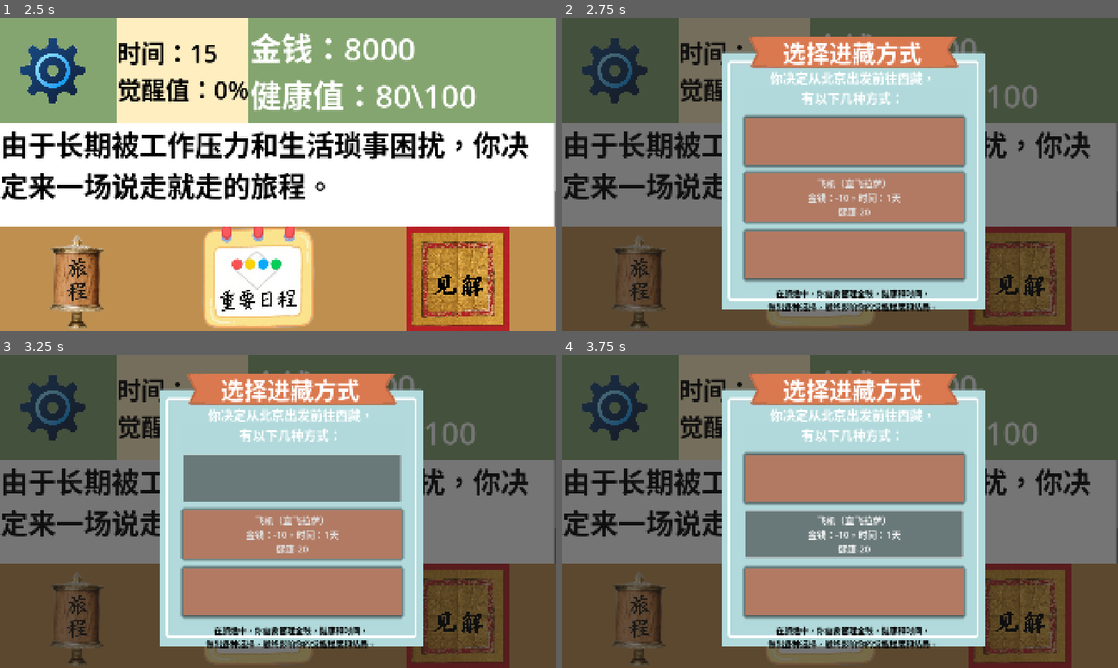
Above: before the commit, frames 1-4 (two rows, left to right).
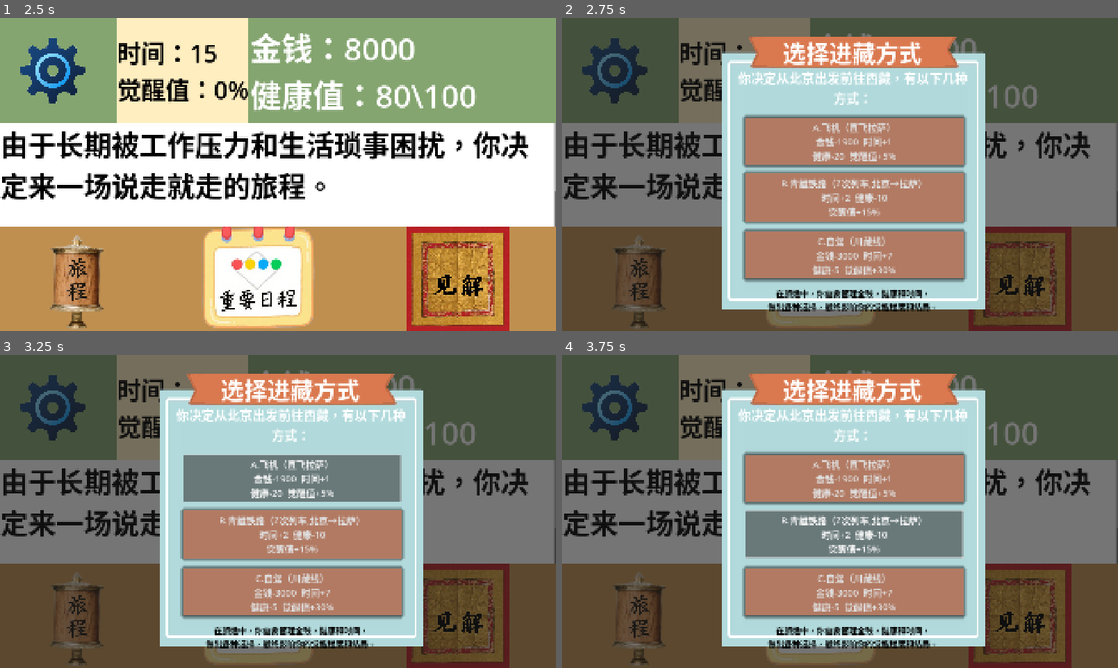
Above: after the commit, the same moments.

Repository: Ye96516/promise
Game: Godot game, scene res://scenes/start/start.tscn
Same seed, same stepped clock (60 frames per second), same inputs: the game is played once before the commit and once after it. The engine's default icon, where the game draws it, is replaced by a stand-in: a white triangle on a blue panel in a dark square. Sound files missing from this copy of the repository are replaced by a short silence.
Inputs (mouse positions are in pixels of both pictures, inside the frame that each line leads up to):
- Up to frame 1 (2.5 s): click "进入游戏" at 0.5 s; tap Enter at 1.25 s; drag from (72, 277) to (333, 105) at 1.27 s; tap Space at 2 s; drag from (255, 277) to (250, 237) at 2.02 s
- Up to frame 2 (2.75 s): no input
- Up to frame 3 (3.25 s): click (289, 477) at 2.75 s
- Up to frame 4 (3.75 s): click "飞机（直飞拉萨） 金钱：-10，时间：1天 健康-20" (after the commit: "B.青藏铁路（Z次列车,北京→拉萨） 时间+2 健康-10…") at 3.5 s

Frame 1 is identical in both runs. In frame 2, 3.5% of the frame differs, in the area x 31-73%, y 17-82%; in frame 3, 3.5%; in frame 4, 3.5%.
Error in both runs: Cannot call method 'instantiate' on a null value. (res://scenes/start_travel/icon.gd:17)

Commit message:
解析json并进行数据分析及展示

Diff:
--- /dev/null
+++ b/data/config/Configuration.json
@@ -0,0 +1,67 @@
+{
+	"data": [
+		{
+			"序号": 1,
+			"概括": "选择进藏方式",
+			"题目": "你决定从北京出发前往西藏，有以下几种方式：",
+			"选项": "A.飞机（直飞拉萨）|金钱-1900|时间+1|健康-20|觉醒值+5%;B.青藏铁路（Z次列车,北京→拉萨）|时间+2|健康-10|觉醒值+15%;C.自驾（川藏线）|金钱-3000|时间+7|健康-5|觉醒值+30%",
+			"关联": "A&你决定选择飞机从北京出发前往西藏，快速进入高原导致严重高反&4;B&你决定选择火车从北京出发前往西藏&2;C&你决定选择自驾从北京出发前往西藏&3"
+		},
+		{
+			"序号": 2,
+			"概括": "预订车票",
+			"题目": "如果你选择火车,你需要提前抢票:Z21次列车（北京→拉萨）剩余票数:硬座（¥720,余5张）/硬卧（¥1,200,余2张）/软卧（¥1,800,余1张）抢票成功率:硬座（100%）/硬卧（60%）/软卧（30%）你要尝试购买哪种票？",
+			"选项": "A.硬座|健康-10|金钱-720|时间+2|觉醒值+20%;B.硬卧|健康-5|金钱-1200|时间+2|觉醒值+15%;C.软卧|金钱-1800|时间+2|觉醒值+15%;D.抢不到票,改乘飞机|健康-20|金钱-2500|时间+1|觉醒值+5%",
+			"关联": "A&你选择了硬座&3;B&你选择了硬卧&3;C&你选择了软卧&3;D&你没抢到卧铺票也不愿选择硬座，你选了飞机导致快速进入高原导致严重高反"
+		},
+		{
+			"序号": 3,
+			"概括": "适应高原",
+			"题目": "你是否选择在西宁停留1天调整状态:",
+			"选项": "A.直接前往拉萨|健康-10;B.在西宁休息1天|健康-5|金钱-200|时间+1;C.去塔尔寺参观|健康-5|觉醒值+5%|金钱-300|时间+1",
+			"关联": "A&你选择了不在西宁停留&4;B&你选择在西宁休息一天&4;C&你选择在西宁停留一天,并去了塔尔寺参观"
+		},
+		{
+			"序号": 4,
+			"概括": "选择民宿",
+			"题目": "你抵达拉萨，需要选择住宿:",
+			"选项": "A.青旅|¥50/晚|觉醒+15%;B.普通酒店|¥150/晚|健康+5;C.特色藏式民宿|¥300/晚|觉醒+25%",
+			"关联": "A&你选择青旅,结识了驴友&5;B&你选择了普通酒店&5;C&你选择藏式民宿&5"
+		},
+		{
+			"序号": 5,
+			"概括": "布达拉宫",
+			"题目": "布达拉宫每日限流5000人,你需要提前预约",
+			"选项": "A.正常预约|金钱-200|觉醒值+15%|时间+1;B.找黄牛|金钱-500|50%成功|时间+1;C.放弃参观|觉醒值-5%|时间+1",
+			"关联": "A&你选择正常购票,成功进入布达拉宫&6;B&你选择黄牛你被骗了500元，而且被布达拉宫拉黑了，短期内不让进去&6;C&你选择在酒店待一天&6"
+		},
+		{
+			"序号": 6,
+			"概括": "大昭寺朝圣",
+			"题目": "你在八廓街遇到转经的藏族老人，他向你讲述朝拜者的故事",
+			"选项": "A.认真聆听,并前去大昭寺|金钱-80|觉醒+10%|时间+1;B.匆匆走过|时间+1;C.捐赠香火钱|金钱-100|觉醒+5%|时间+1",
+			"关联": "A&你选择认真聆听,并前去大昭寺，但感觉大昭寺还不如老人的故事&7;B&你选择忽视老人，只是在八廓街看看大昭寺的外貌&7;C&你被老人故事感动，你给他买了100的香火，回过神你好像被骗了&7"
+		},
+		{
+			"序号": 7,
+			"概括": "拉萨博物馆探索",
+			"题目": "你决定是否参观西藏博物馆，了解藏地文明",
+			"选项": "A.认真参观每一展厅|觉醒+15%|时间+1;B.快速浏览|觉醒+5%|时间+1;|C.跳过博物馆|觉醒值-5%|时间+1",
+			"关联": "A&你看到吐蕃王朝文物，隐约有熟悉感在\"藏传佛教艺术\"展厅停留许久&8;B&你只看了重点展品，错过细节&8;C&你选择在酒店待一天&8"
+		},
+		{
+			"序号": 8,
+			"概括": "戛尼岗徒步",
+			"题目": "你在拉萨郊区发现戛尼岗（海拔6096米），是一座适合短途徒步的神山,是否挑战徒步？",
+			"选项": "A.独自徒步|健康-15|觉醒+20%|时间+1;B.雇向导|金钱-300|健康-5|觉醒+5%|时间+1;C.放弃徒步|觉醒值-5%|时间+1",
+			"关联": "A&选择直面自然，心灵受到了震撼&9;B&你选了向导陪同，安全但贵&9;C&你选择在酒店待一天&8"
+		},
+		{
+			"序号": 9,
+			"概括": "珠峰大本营挑战",
+			"题目": "你决定是否前往珠峰大本营:",
+			"选项": "A.去|健康-20|金钱-¥1000|觉醒+30%|时间+3;B.不去|觉醒值-5%|时间+3",
+			"关联": "A&你选择了前去珠峰大本营，在这里你虽受了不少罪，但你是当之无愧的勇士；B&选择在酒店待三天"
+		}
+	]
+}
--- /dev/null
+++ b/scenes/info_panel/info_panel.gd
@@ -0,0 +1,48 @@
+extends CanvasLayer
+
+@onready var head: Label = %Head
+@onready var stem: Label = %Stem
+@onready var button: Button = %Button
+@onready var button_2: Button = %Button2
+@onready var button_3: Button = %Button3
+
+# Called when the node enters the scene tree for the first time.
+func _ready() -> void:
+	update_info(Global.current_info)
+	pass # Replace with function body.
+
+
+# Called every frame. 'delta' is the elapsed time since the previous frame.
+func _process(delta: float) -> void:
+	pass
+
+func update_info(co:int):
+	var data:Dictionary=Global.data[co]
+	head.text=data["概括"]
+	stem.text=data["题目"]
+	var content:PackedStringArray=data["选项"].split(";")
+	var content_a:PackedStringArray=content[0].split("|")
+	var content_b:PackedStringArray=content[1].split("|")
+	if content.size()!=2:
+		var content_c:PackedStringArray=content[2].split("|")
+		if content_c.size()==4:
+			button_3.text=content_c[0]+"\n"+content_c[1]+"  "+content_c[2]+"\n"\
+			+content_c[3]
+		if content_c.size()==5:
+			button_3.text=content_c[0]+"\n"+content_c[1]+"  "+content_c[2]+"\n"\
+			+content_c[3]+"  "+content_c[4]
+	if content_a.size()==4:
+		button.text=content_a[0]+"\n"+content_a[1]+"  "+content_a[2]+"\n"\
+		+content_a[3]
+	if content_a.size()==5:
+		button.text=content_a[0]+"\n"+content_a[1]+"  "+content_a[2]+"\n"\
+		+content_a[3]+"  "+content_a[4]
+	if content_b.size()==4:
+		button_2.text=content_b[0]+"\n"+content_b[1]+"  "+content_b[2]+"\n"\
+		+content_b[3]
+	if content_b.size()==5:
+		button_2.text=content_b[0]+"\n"+content_b[1]+"  "+content_b[2]+"\n"\
+		+content_b[3]+"  "+content_b[4]
+
+	print(content)
+	pass
--- a/scenes/info_panel/info_panel.tscn
+++ b/scenes/info_panel/info_panel.tscn
@@ -1,6 +1,7 @@
-[gd_scene load_steps=5 format=3 uid="uid://ds757xqcmumt5"]
+[gd_scene load_steps=6 format=3 uid="uid://ds757xqcmumt5"]
 
 [ext_resource type="Texture2D" uid="uid://bj1kjvq5yg1kr" path="res://art/pic/panel.png" id="1_373m0"]
+[ext_resource type="Script" uid="uid://dc6mq8qum3dgq" path="res://scenes/info_panel/info_panel.gd" id="1_nefq0"]
 
 [sub_resource type="GDScript" id="GDScript_373m0"]
 script/source = "extends Panel
@@ -20,6 +21,7 @@
 shadow_size = 15
 
 [node name="InfoPanel" type="CanvasLayer"]
+script = ExtResource("1_nefq0")
 
 [node name="Control" type="Panel" parent="."]
 anchors_preset = 15
@@ -37,6 +39,7 @@
 theme_override_styles/panel = SubResource("StyleBoxTexture_nefq0")
 
 [node name="Head" type="Label" parent="Panel"]
+unique_name_in_owner = true
 layout_mode = 0
 offset_left = 40.0
 offset_top = -15.0
@@ -48,6 +51,7 @@
 vertical_alignment = 1
 
 [node name="Stem" type="Label" parent="Panel"]
+unique_name_in_owner = true
 layout_mode = 0
 offset_left = 35.0
 offset_top = 107.0
@@ -60,14 +64,17 @@
 autowrap_mode = 1
 
 [node name="Button" type="Button" parent="Panel"]
+unique_name_in_owner = true
 layout_mode = 0
 offset_left = 79.0
 offset_top = 278.0
 offset_right = 829.0
 offset_bottom = 439.0
+theme_override_font_sizes/font_size = 32
 theme_override_styles/normal = SubResource("StyleBoxFlat_373m0")
 
 [node name="Button2" type="Button" parent="Panel"]
+unique_name_in_owner = true
 layout_mode = 0
 offset_left = 79.0
 offset_top = 471.0
@@ -80,11 +87,13 @@
 健康-20"
 
 [node name="Button3" type="Button" parent="Panel"]
+unique_name_in_owner = true
 layout_mode = 0
 offset_left = 79.0
 offset_top = 671.0
 offset_right = 829.0
 offset_bottom = 832.0
+theme_override_font_sizes/font_size = 32
 theme_override_styles/normal = SubResource("StyleBoxFlat_373m0")
 
 [node name="Label" type="Label" parent="Panel"]
--- a/scripts/global.gd
+++ b/scripts/global.gd
@@ -1,4 +1,7 @@
 extends Node
+
+const CONFIGURATION = "res://data/config/Configuration.json"
+var data:Array
 
 #金币
 var gc:int=8000
@@ -11,3 +14,17 @@
 
 #当前消息序号
 var current_info:int
+
+func _ready() -> void:
+	data=load_json_file(CONFIGURATION)["data"]
+	#print(data)
+func load_json_file(path:String):
+	if FileAccess.file_exists(path):
+		var read_file=FileAccess.open(path,FileAccess.READ)
+		var paresd_file=JSON.parse_string(read_file.get_as_text())
+		if paresd_file is Dictionary:
+			return paresd_file
+		else:
+			printerr("出现错误，该数据不为字典")
+	else:
+		printerr("文件路径错误")
Not shown, added: scenes/info_panel/info_panel.gd.uid
